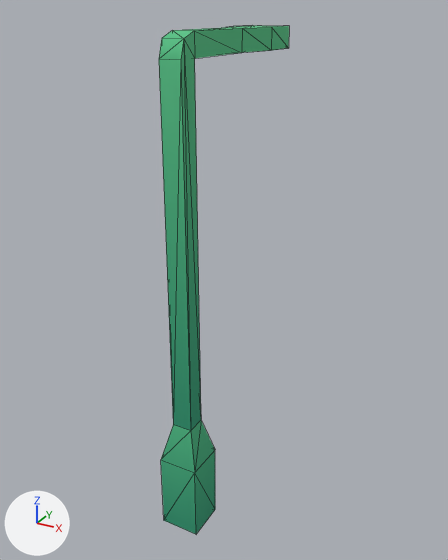
Renders of the glTF model kenney/city-kit-roads/light-square.glb from each side of a commit.
The view is the same before and after, from a 50 mm camera at (0.346, -0.535, 0.621) aimed at (-0.001, 0.096, 0.305). The lights are fixed; the arrows at lower left show +X, +Y and +Z. The first picture is the older version. Mesh edges are drawn as thin lines. Vertices at exactly the same position are counted once.

Objects in the first picture: 'light-square'.
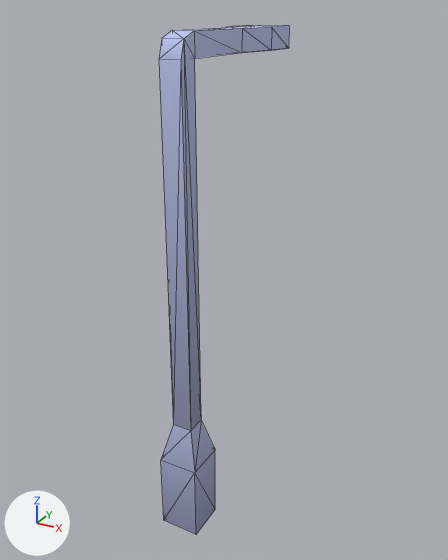
Pixel boxes [x1, y1, x2, y2] of what changed, in the pictures (448 x 560 px):
part 1 of me_light_square, surface changed (green to blue)
    both: [159, 25, 289, 534]

What changed in the scene script:
```text
Change me_light_square:
    used by ob_light_square; location = (0.0, 0.0, 0.0)
    remove me_light_square.from_pydata(...)  # 32 vertices, 60 faces; spans x -0.025..0.025, y -0.025..0.212, z 0.0..0.6
    add me_light_square.from_pydata(...)  # 38 vertices, 60 faces; spans x -0.025..0.025, y -0.025..0.213, z 0.0..0.6
    me_light_square part 1: 56 kept faces spanning x -0.025..0.025, y -0.025..0.212, z 0.0..0.6 get new texture (UV) coordinates
    edits to the shape of me_light_square do not show in these pictures
```
